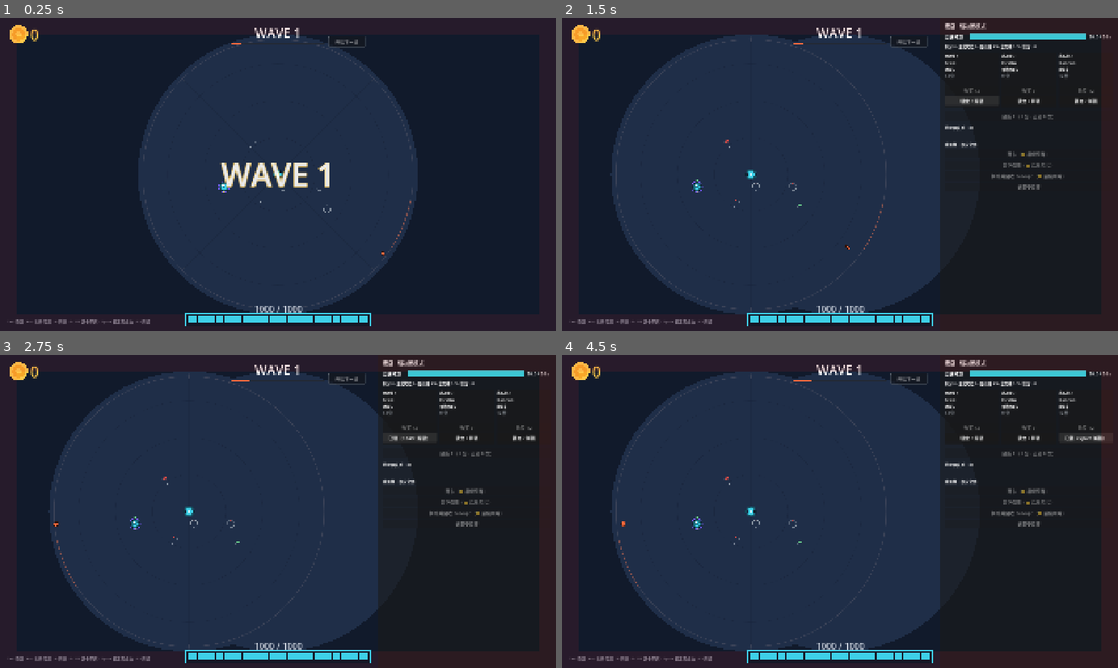
Above: before the commit, frames 1-4 (two rows, left to right).
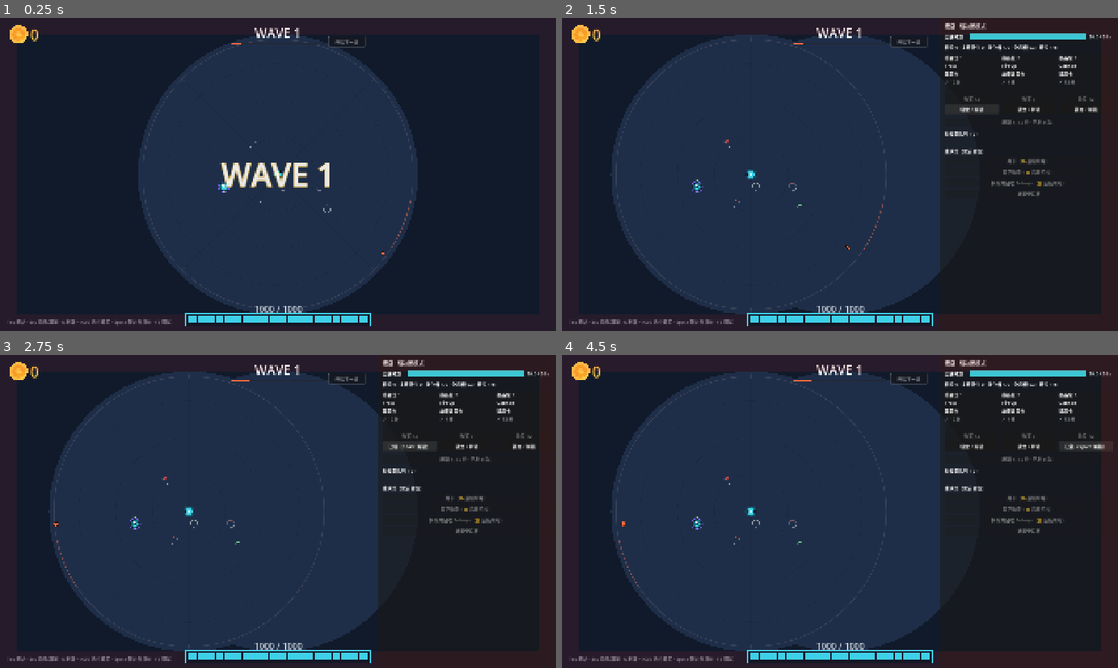
Above: after the commit, the same moments.

Repository: w814929152/corebound
Game: Godot game, scene res://scenes/main.tscn
Two runs of this game, one before a commit and one after it. Both use one fixed random seed, a clock stepped at 60 frames per second and the inputs below.
Inputs (mouse positions are in pixels of both pictures, inside the frame that each line leads up to):
- Up to frame 1 (0.25 s): no input
- Up to frame 2 (1.5 s): tap Enter at 0.5 s; move the mouse to (962, 158) at 0.52 s; tap Tab at 0.6 s; click (962, 158) at 0.67 s; tap Space at 0.77 s; click "已锁（Space 解锁）" at 1.25 s
- Up to frame 3 (2.75 s): click "锁定 / 解锁" at 2 s
- Up to frame 4 (4.5 s): click "锁定 / 解锁" at 2.75 s; click "已锁（Space 解锁）" at 3.5 s; click "锁定 / 解锁" at 4.25 s

The runs differ from the first frame. In frame 1, 0.3% of the frame differs, in the area x 1-41%, y 53-99%; in frame 2, 2.4%; in frame 3, 2.5%; in frame 4, 2.5%, in the area x 1-98%, y 8-99%.

Commit message:
polish(ui): T-P6-06 S1/S2/S4/S5 — 无障碍最小字号 + 非色彩冗余 + 怪/塔色域 + RADIAL 塔原型（纯 UI · 零玩法写入）
S1 · 最小字号 ≥16px（art-bible §9.1 P0 无障碍硬红线）
  玩家可见正文全部 ≥16px：
  - hud.gd `_hint_label` 14→16
  - shop_overlay.gd `_scrap_label` 13→16 / `_pending_label` 14→16 / `heavy_title` 14→16 /
    商品位 `idx` 12→16 / `nm` 15→16 / `kind` 11→16 / `price` 13→16 / `note` 11→16 / 放置 `head` 13→16
  - disabled_tower_dialog.gd `info` 14→16 / `hint` 12→16
  - result_overlay.gd `_body_label` 15→16
  - salvage_confirm_dialog.gd `_body_label` 15→16
  保留 <16px：仅 F3 调试面板（hud.gd 13px）—— 隐藏调试层，§B.4 允许豁免。

S2 · 商店「买得起/买不起」补非色彩冗余（art-bible §9.2 红线①）
  - shop_overlay.gd `_refresh_shop`：价格前加 **✓/✗ 字形**（`affordable` 判据不变，纯加法），
    配色（辉金/灰）一字不改 → 色盲/灰度下亦可辨。

S4 · 清理 PATH 遗留怪色（art-bible §2.1 青橙双极）
  - PATH 分支**判定为保留**（= 金标本逐位基线渲染路径；`boot.gd` 一行回退；run_tests 与多测试仍走 PATH）→ 不删，只修色。
  - monster_layer.gd `C_TANK` 蓝 #598CDB（落在玩家冷极）→ 暖铜 #B85C29。
  - monster_layer.gd `C_TOWER_CANNON` 橙 #F28C4D（与敌橙 #FF6B3D 撞色）→ 青 #3DCCE0。

S5 · RADIAL 塔补原型区分（art-bible §3.1 塔=严格 8 重对称）
  - RADIAL 三塔原先同形。仅在内芯叠**居中徽记**，按**边数**区分原型：
    Arrow=三角(3) / Cannon=方(4) / Frost=六边形(6)，并加极深描边。
  - 🔴 只读 `ctype`（`runtime.snapshot().slots` 已含）→ 零新增 snapshot 字段、零新信号；
    八边形剪影严格 8 重对称（`_oct8` 红线）保持不变。

红线复核：渲染层只读 snapshot、零玩法写入、零新信号；不改任何定稿数值，
不破 golden 与 PATH 逐位等价；未削 B 抬 A。

自验：
- run_tests.gd headless：EXIT=0，零 [FAIL]。
- S2 窗口截帧：可买 `✓ 9 分`(辉金) / 不可买 `✗ 12 分`(灰) 两态均可辨。
- S5 窗口截帧：塔位0 三角 / 塔位1 方 / 塔位2 六边形，八边形轮廓完好。

Diff:
--- a/scripts/ui/disabled_tower_dialog.gd
+++ b/scripts/ui/disabled_tower_dialog.gd
@@ -146,12 +146,14 @@
 	box.add_theme_constant_override("separation", 6)
 
 	var info := Label.new()
-	info.add_theme_font_size_override("font_size", 14)
+	# 🔴 T-P6-06 S1（§9.1 P0 最小字号 ≥16px）：14 → 16。
+	info.add_theme_font_size_override("font_size", 16)
 	info.text = "塔位 S%d · 累计投入 %.0f 分 · 装配 %d 层" % [slot, invested, n_layers]
 	box.add_child(info)
 
 	var hint := Label.new()
-	hint.add_theme_font_size_override("font_size", 12)
+	# 🔴 T-P6-06 S1（§9.1 P0 最小字号 ≥16px）：12 → 16。
+	hint.add_theme_font_size_override("font_size", 16)
 	# 🔴 字面 `0%` 在 `String % [...]` 里会被当格式符 → 必须转义为 `0%%`（否则整串格式化失败，
 	#    `%d` 原样残留 + 运行时 `ERROR: String formatting error: unsupported format character`）。
 	hint.text = "修复 %d 分（回满 HP · 保留装配卡）｜ 被动拆除（返还 0%% · 销毁 %d 层）" % [repair_cost, n_layers]
--- a/scripts/ui/hud.gd
+++ b/scripts/ui/hud.gd
@@ -202,7 +202,8 @@
 
 	# 底部 L3 快捷键提示（「开关抽屉 / 放置」降级为提示文本；抽屉内已有放置入口）
 	_hint_label = Label.new()
-	_hint_label.add_theme_font_size_override("font_size", 14)
+	# 🔴 T-P6-06 S1（art-bible §9.1 P0 无障碍硬红线：最小字号 ≥16px）：14 → 16。
+	_hint_label.add_theme_font_size_override("font_size", 16)
 	_hint_label.add_theme_color_override("font_color", C_TEXT_DIM)
 	_hint_label.text = "Tab 商店 · Esc 关闭/取消 · R 刷新 · 1/2/3 选中即买 · Space 锁定焦点位 · F3 调试"
 	add_child(_hint_label)
--- a/scripts/ui/monster_layer.gd
+++ b/scripts/ui/monster_layer.gd
@@ -58,9 +58,12 @@
 const REVIVE_FLASH_SEC := 0.6
 
 # 原型配色 / 半径（占位美术，无玩法含义）
+# 🔴 T-P6-06 S4（art-bible §2.1 青橙双极）：PATH 分支**判定为保留**（= 金标本基线渲染路径，
+#   `boot.gd` 一行可回退；`run_tests` / 多个 PATH 模式测试仍走它）→ 不删，只**修色**。
+#   · Tank 原 `#598CDB`(蓝) 落在"玩家冷色极" → 改**暖色**（敌色系），与 Rush/Swarm 可辨。
 const C_RUSH := Color(0.98, 0.45, 0.25, 1.0)
 const C_SWARM := Color(0.82, 0.84, 0.88, 1.0)
-const C_TANK := Color(0.35, 0.55, 0.95, 1.0)
+const C_TANK := Color(0.72, 0.36, 0.16, 1.0)   # 暖（焦铜 #B85C29）—— 原蓝 #598CDB 违反敌我色域
 const C_ELITE := Color(1.0, 0.92, 0.25, 1.0)
 const R_RUSH := 5.0
 const R_SWARM := 6.5
@@ -409,8 +412,9 @@
 #  已建塔渲染（I-7）
 # ---------------------------------------------------------------------------
 # 塔原型配色（占位，与怪物区分：塔偏青绿系）
+# 🔴 T-P6-06 S4：Cannon 原橙 `#F28C4D` 与敌橙 `#FF6B3D` 撞色 → 改**青系**（玩家冷色极）。
 const C_TOWER_ARROW := Color(0.40, 0.80, 0.55, 1.0)   # 中性（Arrow）
-const C_TOWER_CANNON := Color(0.95, 0.55, 0.30, 1.0)  # fire（Cannon）
+const C_TOWER_CANNON := Color(0.24, 0.80, 0.88, 1.0)  # fire（Cannon）→ 青 #3DCCE0（原橙 #F28C4D 撞敌色）
 const C_TOWER_FROST := Color(0.45, 0.70, 0.95, 1.0)   # frost（Frost）
 const C_TOWER_CORE := Color(0.95, 0.85, 0.30, 1.0)    # 主塔描边
 const C_SELECT := Color(0.35, 0.95, 0.95, 1.0)        # I-7 选中高亮
@@ -769,6 +773,14 @@
 	var pts := PackedVector2Array()
 	for k in 8:
 		pts.append(c + _dir(rot + TAU * float(k) / 8.0) * r)
+	return pts
+
+
+## 正 n 边形顶点（`_oct8` 的推广；供 S5 塔原型内形用）。纯几何、无状态。
+func _ngon(c: Vector2, r: float, n: int, rot: float) -> PackedVector2Array:
+	var pts := PackedVector2Array()
+	for k in n:
+		pts.append(c + _dir(rot + TAU * float(k) / float(n)) * r)
 	return pts
 
 
@@ -1067,6 +1079,8 @@
 		draw_colored_polygon(_oct8(c, R * 0.66, PI / 8.0), P_ALLY)   # 塔身（亮，旋转 22.5°）
 		draw_circle(c, R * 0.30, P_ALLY_DARK)                        # 中心圆
 		draw_circle(c + Vector2(-0.28 * R, -0.28 * R), R * 0.30, Color(1.0, 1.0, 1.0, 0.9))
+		# 🔴 T-P6-06 S5：原型区分**内形**（只读 `ctype`，零新增字段/信号；不破 8 重对称剪影）。
+		_draw_radial_tower_glyph(c, R, String(tw.get("ctype", "Arrow")), sc)
 		_draw_rim(c, R, maxf(1.5, U_OUTLINE * sc), RIM_ALLY)         # P0 增强：内发光
 		draw_polyline(_closed(_oct8(c, R + 0.5 * U_OUTLINE * sc, 0.0)),
 			P_TOWER_EDGE, maxf(1.5, U_OUTLINE * sc), true)          # 外扩描边
@@ -1084,6 +1098,27 @@
 		if _tower_flash.has(slot):
 			var tfp := clampf(float(_tower_flash[slot]) / TOWER_FLASH_SEC, 0.0, 1.0)
 			draw_circle(c, R, Color(1.0, 1.0, 1.0, 0.6 * tfp))
+
+
+## 🔴 T-P6-06 S5（锚点4-3「唯一剪影」/ art-bible §3.1 塔=严格 8 重对称）：RADIAL 三塔
+##   补**原型区分**。约束：八边形轮廓保持**严格 8 重对称**（`_oct8` 红线，不改剪影）→
+##   仅在**内芯**叠一个**居中徽记**，按**边数**区分原型（形状冗余，非色相，兼合 §9.2①）：
+##     Arrow=三角(3) / Cannon=菱形(4) / Frost=六边形(6)。
+##   🔴 只读 `ctype`（`runtime.snapshot().slots` 已含）→ **零新增 snapshot 字段、零新信号**。
+func _draw_radial_tower_glyph(c: Vector2, R: float, ctype: String, sc: float) -> void:
+	var n := 3
+	var rot := -PI * 0.5          # 三角：顶点朝上
+	match ctype:
+		"Cannon":
+			n = 4
+			rot = PI * 0.25       # 菱形
+		"Frost":
+			n = 6
+			rot = 0.0             # 六边形
+	# 亮内形 + 极深描边（自带边界，抗左上高光干扰）。纯几何、无随机、帧间稳定。
+	var pts := _ngon(c, R * 0.26, n, rot)
+	draw_colored_polygon(pts, Color(0.97, 0.99, 1.0, 0.95))
+	draw_polyline(_closed(pts), P_TOWER_EDGE, maxf(1.0, 0.06 * sc), true)
 
 
 # ---- 层7：怪（12 边不规则 + 朝核心尖刺扇 + 外扩描边）----
--- a/scripts/ui/result_overlay.gd
+++ b/scripts/ui/result_overlay.gd
@@ -81,7 +81,8 @@
 	vbox.add_child(_title_label)
 
 	_body_label = Label.new()
-	_body_label.add_theme_font_size_override("font_size", 15)
+	# 🔴 T-P6-06 S1（§9.1 P0 最小字号 ≥16px）：15 → 16。
+	_body_label.add_theme_font_size_override("font_size", 16)
 	_body_label.horizontal_alignment = HORIZONTAL_ALIGNMENT_CENTER
 	_body_label.autowrap_mode = TextServer.AUTOWRAP_WORD_SMART
 	vbox.add_child(_body_label)
--- a/scripts/ui/salvage_confirm_dialog.gd
+++ b/scripts/ui/salvage_confirm_dialog.gd
@@ -88,7 +88,8 @@
 	vbox.add_child(_title_label)
 
 	_body_label = Label.new()
-	_body_label.add_theme_font_size_override("font_size", 15)
+	# 🔴 T-P6-06 S1（§9.1 P0 最小字号 ≥16px）：15 → 16。
+	_body_label.add_theme_font_size_override("font_size", 16)
 	_body_label.horizontal_alignment = HORIZONTAL_ALIGNMENT_CENTER
 	_body_label.autowrap_mode = TextServer.AUTOWRAP_WORD_SMART
 	vbox.add_child(_body_label)
--- a/scripts/ui/shop_overlay.gd
+++ b/scripts/ui/shop_overlay.gd
@@ -176,7 +176,8 @@
 
 	# ---- 积分 / 波次读数（M5：仅击杀获得）----
 	_scrap_label = Label.new()
-	_scrap_label.add_theme_font_size_override("font_size", 13)
+	# 🔴 T-P6-06 S1（§9.1 P0 最小字号 ≥16px）：13 → 16。
+	_scrap_label.add_theme_font_size_override("font_size", 16)
 	inner.add_child(_scrap_label)
 
 	# ---- 3 个商品位（🔴 尺寸/亮度完全一致，X3 合规）----
@@ -199,7 +200,8 @@
 	# ---- 待放置队列（Q-SR5 跨波保留 · E2 角标持续提醒）----
 	_pending_label = Label.new()
 	_pending_label.text = "待放置队列"
-	_pending_label.add_theme_font_size_override("font_size", 14)
+	# 🔴 T-P6-06 S1（§9.1 P0 最小字号 ≥16px）：14 → 16。
+	_pending_label.add_theme_font_size_override("font_size", 16)
 	inner.add_child(_pending_label)
 	_pending_box = VBoxContainer.new()
 	_pending_box.add_theme_constant_override("separation", 4)
@@ -216,7 +218,8 @@
 	inner.add_child(_heavy_panel)
 	var heavy_title := Label.new()
 	heavy_title.text = "重决策（仅安全窗）"
-	heavy_title.add_theme_font_size_override("font_size", 14)
+	# 🔴 T-P6-06 S1（§9.1 P0 最小字号 ≥16px）：14 → 16。
+	heavy_title.add_theme_font_size_override("font_size", 16)
 	_heavy_panel.add_child(heavy_title)
 
 	_discard_btn = Button.new(); _discard_btn.text = "弃卡（🟡 后续切片）"
@@ -251,30 +254,35 @@
 
 	var idx := Label.new()
 	idx.text = "商品位 %d" % (i + 1)
-	idx.add_theme_font_size_override("font_size", 12)
+	# 🔴 T-P6-06 S1（§9.1 P0 最小字号 ≥16px）：12 → 16。
+	idx.add_theme_font_size_override("font_size", 16)
 	vb.add_child(idx)
 
 	var nm := Label.new()
 	nm.text = "[接口] 卡面"
-	nm.add_theme_font_size_override("font_size", 15)
+	# 🔴 T-P6-06 S1（§9.1 P0 最小字号 ≥16px）：15 → 16。
+	nm.add_theme_font_size_override("font_size", 16)
 	vb.add_child(nm)
 	_slot_name.append(nm)
 
 	var kind := Label.new()
 	kind.text = "H1 买得起"
-	kind.add_theme_font_size_override("font_size", 11)
+	# 🔴 T-P6-06 S1（§9.1 P0 最小字号 ≥16px）：11 → 16。
+	kind.add_theme_font_size_override("font_size", 16)
 	vb.add_child(kind)
 	_slot_kind.append(kind)
 
 	var price := Label.new()
 	price.text = "--"
-	price.add_theme_font_size_override("font_size", 13)
+	# 🔴 T-P6-06 S1（§9.1 P0 最小字号 ≥16px）：13 → 16。
+	price.add_theme_font_size_override("font_size", 16)
 	vb.add_child(price)
 	_slot_price.append(price)
 
 	var note := Label.new()
 	note.text = ""
-	note.add_theme_font_size_override("font_size", 11)
+	# 🔴 T-P6-06 S1（§9.1 P0 最小字号 ≥16px）：11 → 16。
+	note.add_theme_font_size_override("font_size", 16)
 	note.autowrap_mode = TextServer.AUTOWRAP_WORD_SMART
 	vb.add_child(note)
 	_slot_note.append(note)
@@ -339,9 +347,12 @@
 				kind_txt += "  ◈协同"
 			_slot_kind[i].text = kind_txt
 			# H1：价格数字用辉金 vs 灰（🔴 卡片本身始终可见，X6）
-			_slot_price[i].text = "%.0f 分" % price
+			# 🔴 T-P6-06 S2（art-bible §9.2 红线①「任何游戏状态不得仅靠颜色传达」）：
+			#   买得起/买不起除**颜色**外，价格前加 **✓/✗ 字形冗余**（纯加法；配色判据一字不改）。
+			var _aff := bool(s["affordable"][i])
+			_slot_price[i].text = "%s %.0f 分" % [("✓" if _aff else "✗"), price]
 			_slot_price[i].add_theme_color_override("font_color",
-				C_ACCENT if bool(s["affordable"][i]) else C_DIM)
+				C_ACCENT if _aff else C_DIM)
 			var note := String(s["notes"][i])
 			if note == "" and bool(s["at_cap"][i]):
 				note = "已达上限 (+0%)"        # H4
@@ -449,7 +460,8 @@
 		return
 	var head := Label.new()
 	head.text = "放置模式：点塔位落子（Esc 取消，🔴 取消不退款）"
-	head.add_theme_font_size_override("font_size", 13)
+	# 🔴 T-P6-06 S1（§9.1 P0 最小字号 ≥16px）：13 → 16。
+	head.add_theme_font_size_override("font_size", 16)
 	_place_box.add_child(head)
 
 	var slots: Array = s["slots"]
